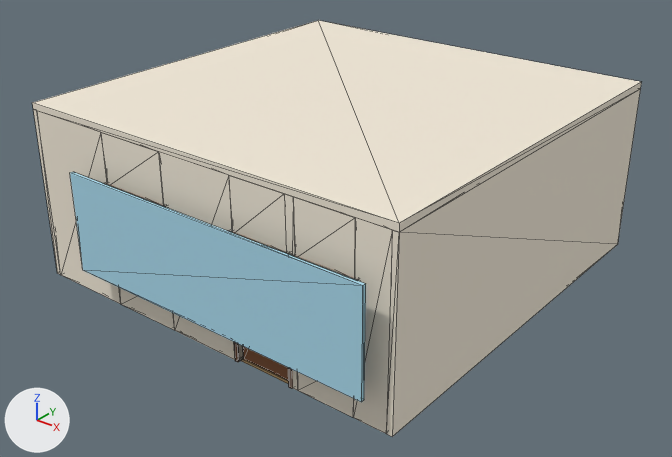
An edit to the glTF model models/room_living.glb, drawn before and after from the same camera.
Camera for both pictures: a camera (50 mm lens) standing at (9.19, -15.28, 7.83) and looking at (0.15, -3.98, 0.83). Lighting does not change. The marker at lower left points along +X, +Y and +Z. The first picture is the older version. Mesh edges are drawn as thin lines. Vertices at exactly the same position are counted once.

The older version as bpy lines, for what is in view:
```python
me_mesh_2 = bpy.data.meshes.new('Mesh_2')
me_mesh_2.from_pydata(...)  # 104 vertices, 216 faces; spans x -3.6..3.6, y -7.1..0.1, z 0.0..3.0
me_mesh_2.materials.append(mat_mat_wall)  # pale yellow #f2e9d8
me_mesh_3 = bpy.data.meshes.new('Mesh_3')
me_mesh_3.from_pydata(...)  # a box spanning x -3.6..3.6, y -7.1..0.1, z 3.0..3.12
me_mesh_3.materials.append(mat_mat_wall)  # pale yellow #f2e9d8
me_mesh_4 = bpy.data.meshes.new('Mesh_4')
me_mesh_4.from_pydata(...)  # 168 vertices, 288 faces; spans x -2.36..3.03, y -7.13..0.12, z 0.0..2.16
me_mesh_4.materials.append(mat_mat_frame)  # brown #6e4b32
me_mesh_5 = bpy.data.meshes.new('Mesh_5')
me_mesh_5.from_pydata(...)  # a box spanning x -2.3..3.35, y -7.46..-7.4, z 0.65..2.35
me_mesh_5.materials.append(mat_mat_window_view)  # cyan #a8d8ea
ob_ceiling = bpy.data.objects.new('CEILING', me_mesh_3)
ob_ceiling.location = (0.0, 0.0, 0.0)
ob_frames = bpy.data.objects.new('FRAMES', me_mesh_4)
ob_frames.location = (0.0, 0.0, 0.0)
ob_view_window = bpy.data.objects.new('VIEW_window', me_mesh_5)
ob_view_window.location = (0.0, 0.0, 0.0)
ob_walls = bpy.data.objects.new('WALLS', me_mesh_2)
ob_walls.location = (0.0, 0.0, 0.0)
```
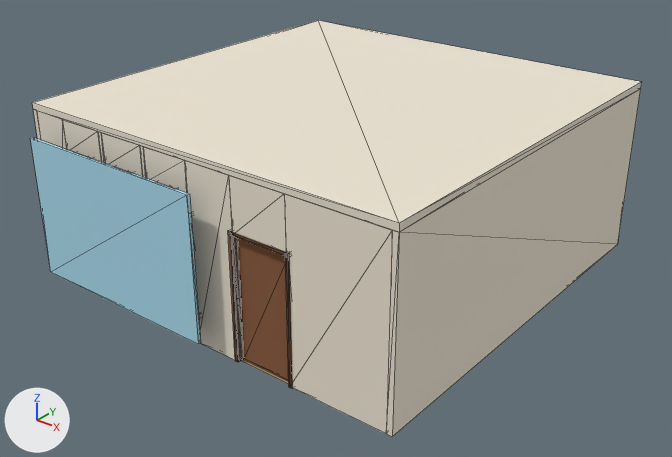
Pixel boxes [x1, y1, x2, y2] of what changed, in the pictures (672 x 457 px; the box of a moved part takes in the faces that stretch with it):
'VIEW_window', moved, rescaled (42% narrower, 10% shorter): before [70, 172, 366, 402]; after [30, 137, 201, 344]
'FRAMES', reshaped (mostly hidden): before [104, 183, 359, 389]; after [76, 152, 293, 389]
part 1 of me_mesh_2, built on: [37, 111, 235, 360] in both
part 2 of me_mesh_2, deleted (pale yellow): before [284, 194, 392, 433]
part 3 of me_mesh_4, deleted (mostly hidden): before [290, 254, 359, 281]
part 4 of me_mesh_4, moved or reshaped (not visible afterwards): before [104, 183, 166, 207]
'DOOR_stairs', unchanged, uncovered by the edit: before [243, 346, 288, 380]; after [237, 238, 288, 380]

What the commit changed:
me_mesh_2 is used by ob_walls; location (0.0, 0.0, 0.0).
me_mesh_2 had 104 vertices, 216 faces and spanned x -3.6..3.6, y -7.1..0.1, z 0.0..3.0.
me_mesh_2 now has 192 vertices, 396 faces and spans x -3.6..3.6, y -7.1..0.1, z 0.0..3.0.
me_mesh_2 part 1: 10 vertices moved from x -1.9..-0.6, y -7.1..-7.0, z 0.0..3.0 to x -2.84..-0.06, y -7.1..-7.0, z 0.0..3.0; 6 vertices removed from x -1.9..-0.6, y -7.1..-7.0, z 0.9..2.1; 110 vertices added at x -2.84..-0.06, y -7.1..-7.0, z 0.0..3.0.
me_mesh_2 part 2: 16 vertices removed from x 1.95..2.95, y -7.1..-7.0, z 0.0..3.0.
me_mesh_4 is used by ob_frames; location (0.0, 0.0, 0.0).
me_mesh_4 had 168 vertices, 288 faces and spanned x -2.36..3.03, y -7.13..0.12, z 0.0..2.16.
me_mesh_4 now has 320 vertices, 540 faces and spans x -2.91..2.36, y -7.13..0.12, z 0.0..2.51.
me_mesh_4 part 3: the loose piece of 20 vertices spanning x 1.89..3.01, y -7.13..-6.97, z 0.84..2.16 is deleted.
me_mesh_4 part 4: 26 vertices moved from x -1.98..-0.54, y -7.13..-6.93, z 0.8..2.16 to x -2.89..-1.88, y -7.13..-6.93, z 0.45..2.21; 18 vertices removed from x -1.98..-0.52, y -7.13..-6.93, z 0.8..2.1; 18 vertices added at x -2.91..-1.88, y -7.13..-6.93, z 0.45..2.15.
Other edits to the shape of me_mesh_4 do not show in these pictures.
me_mesh_5 is used by ob_view_window; location (0.0, 0.0, 0.0).
me_mesh_5 had 8 vertices, 12 faces and spanned x -2.3..3.35, y -7.46..-7.4, z 0.65..2.35.
me_mesh_5 now has 8 vertices, 12 faces and spans x -3.23..0.34, y -7.46..-7.4, z 0.3..2.7.
me_mesh_5 part 5: the whole mesh is scaled about its middle by (0.632, 1, 1.41), then moved by (-1.97, 0.0, 0.0).
